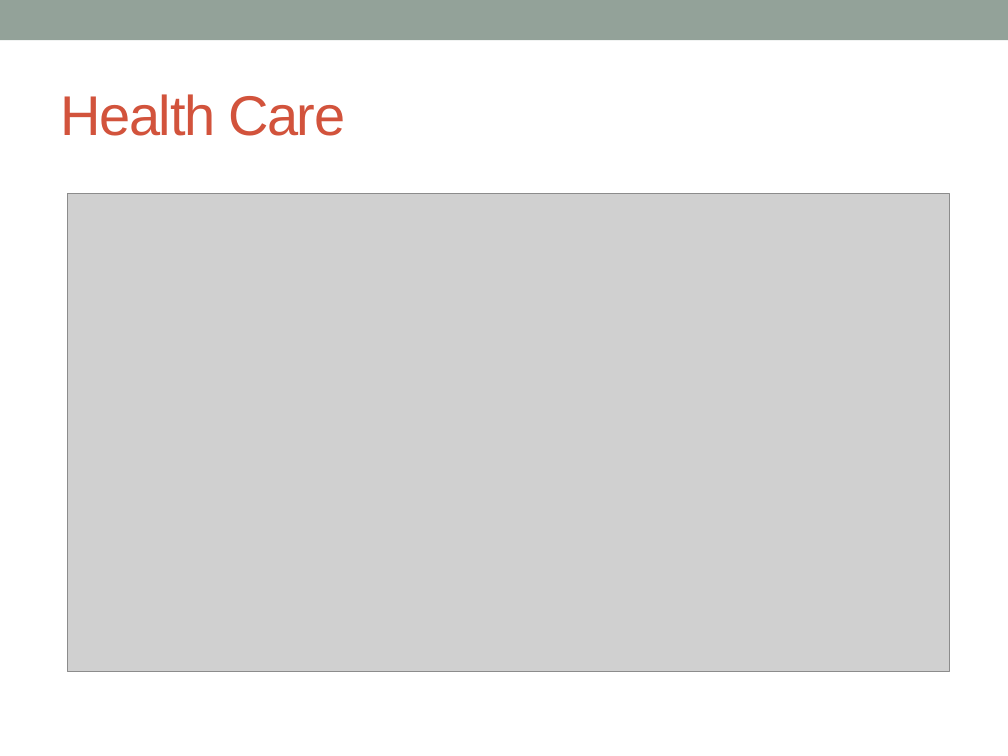
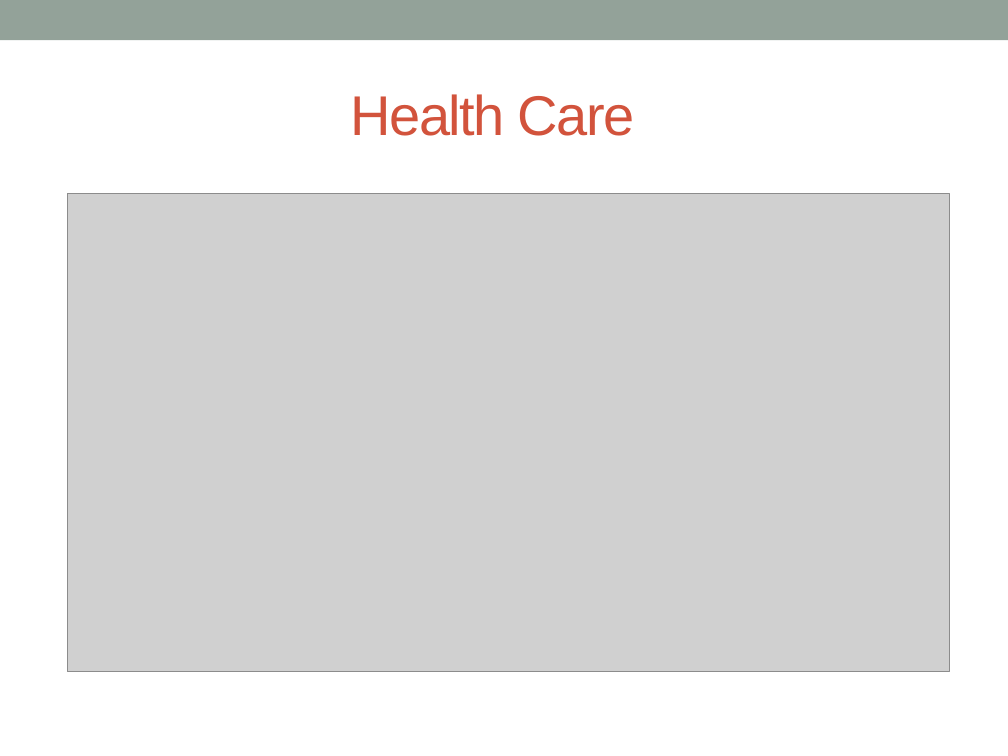
Before and after one commit to shivsalunke0503/iotworkshop, a slide deck: slide 16 of IoT.pptx (slide 15 before the commit). Drawn at 1008x756 pixels with LibreOffice and Linux fonts; fonts in the diff are those of the drawing; grey boxes stand for pictures. Boxes give left, top, right and bottom in pixels: in the first picture for what was removed or moved away, otherwise in the second. Text is boxed around its words. In the diff, an @@ line names an element or a change of style, - is before the commit and + after.

```diff
--- a/IoT.pptx
+++ b/IoT.pptx
@@ title "Health Care": place and size @@
-title "Health Care" at <box>60,94,345,136</box>
+title "Health Care" at <box>350,94,635,136</box>
```
Also in this commit, not shown: 12 other slides changed, 1 slide added.
